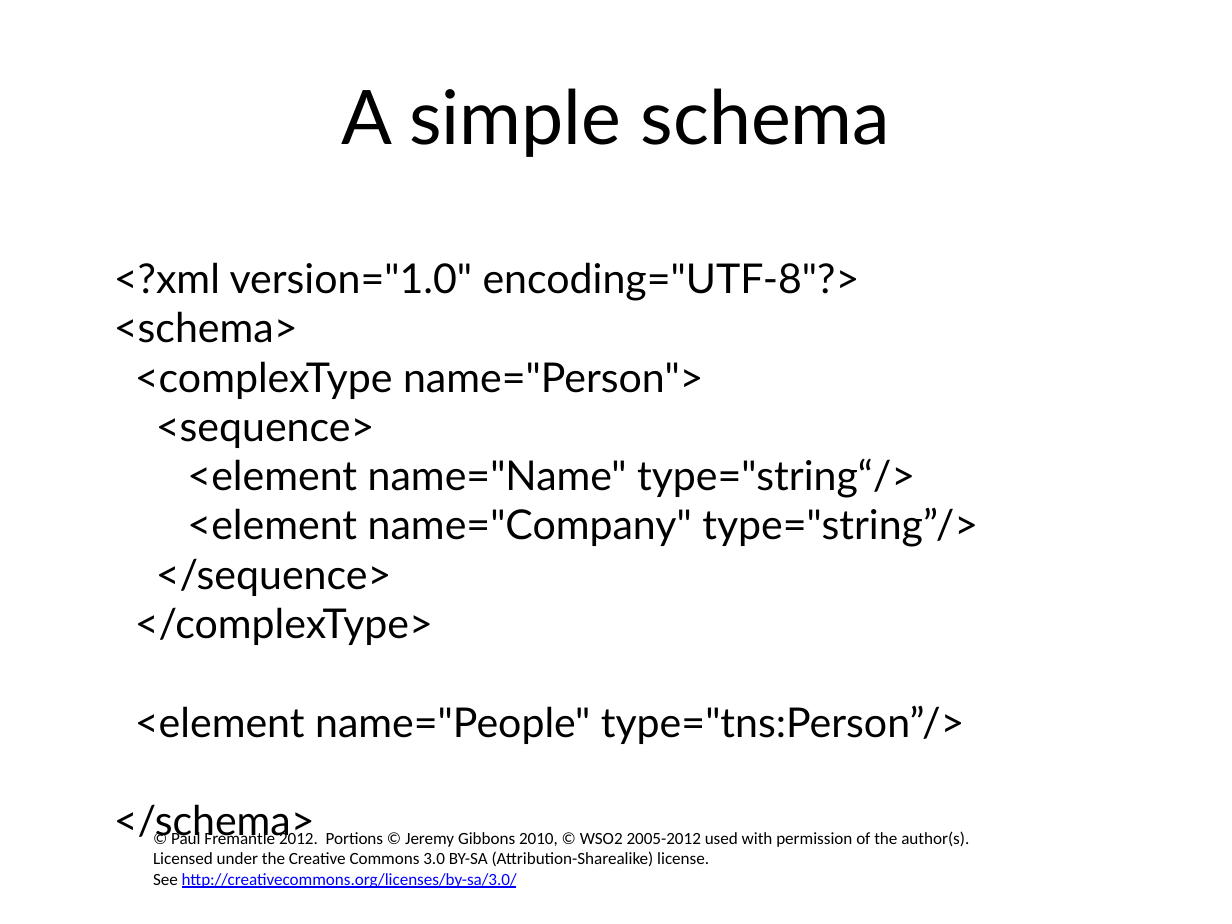
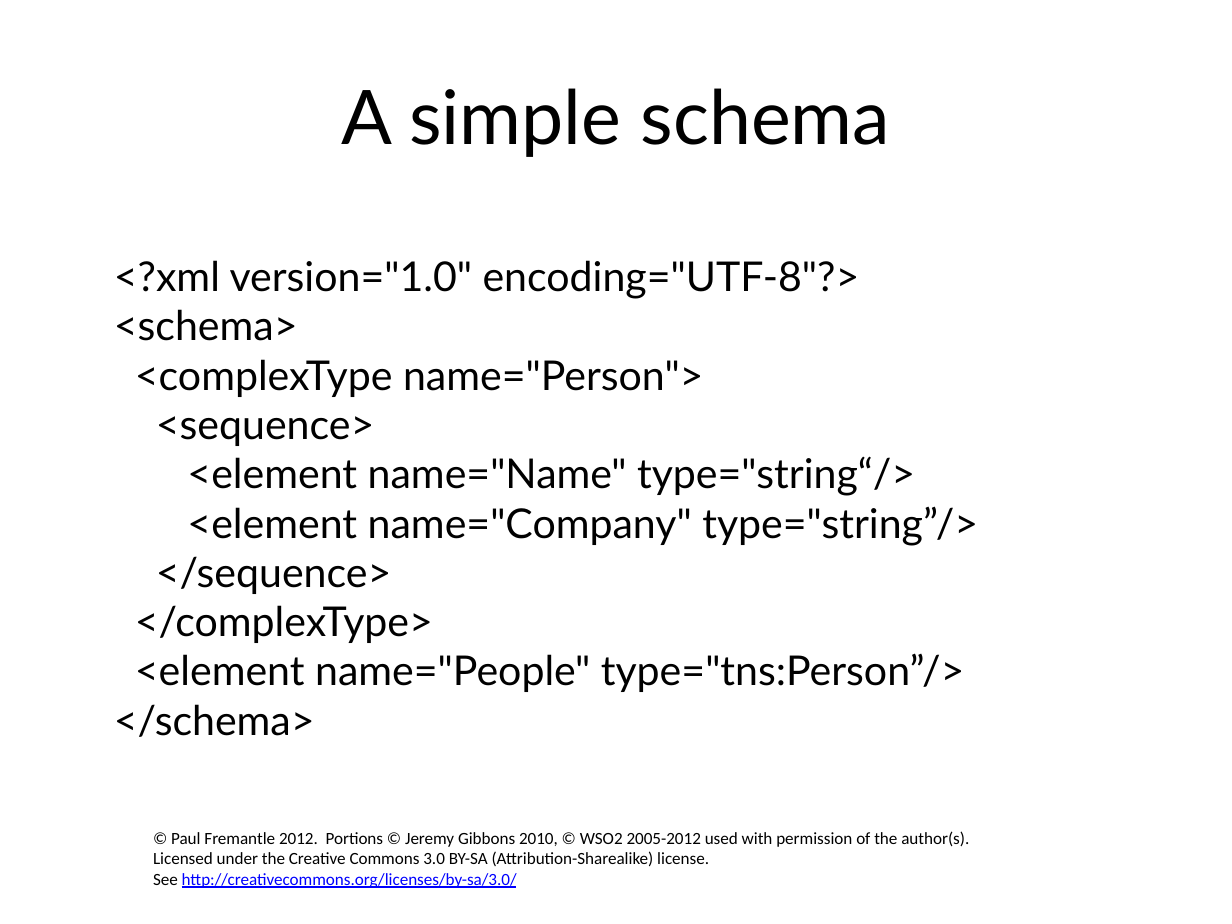
Before and after one commit to pzfreo/ox-soa-old, a slide deck: slide 26 of presentations/source/04-ws-soap-wsdl-etc.pptx (slide 27 before the commit). Drawn at 1232x924 pixels with LibreOffice and Linux fonts; fonts in the diff are those of the drawing; background and template pictures are left out. Boxes give left, top, right and bottom in pixels: in the first picture for what was removed or moved away, otherwise in the second. Text is boxed around its words. In the diff, an @@ line names an element or a change of style, - is before the commit and + after.

```diff
--- a/presentations/source/04-ws-soap-wsdl-etc.pptx
+++ b/presentations/source/04-ws-soap-wsdl-etc.pptx
@@ text "<?xml version="1.0" encoding="UTF-8"?>" rewrapped from (114,262,978,843) to (114,260,978,737) @@
```
Also in this commit, not shown: 2 other slides changed, 5 other files.
